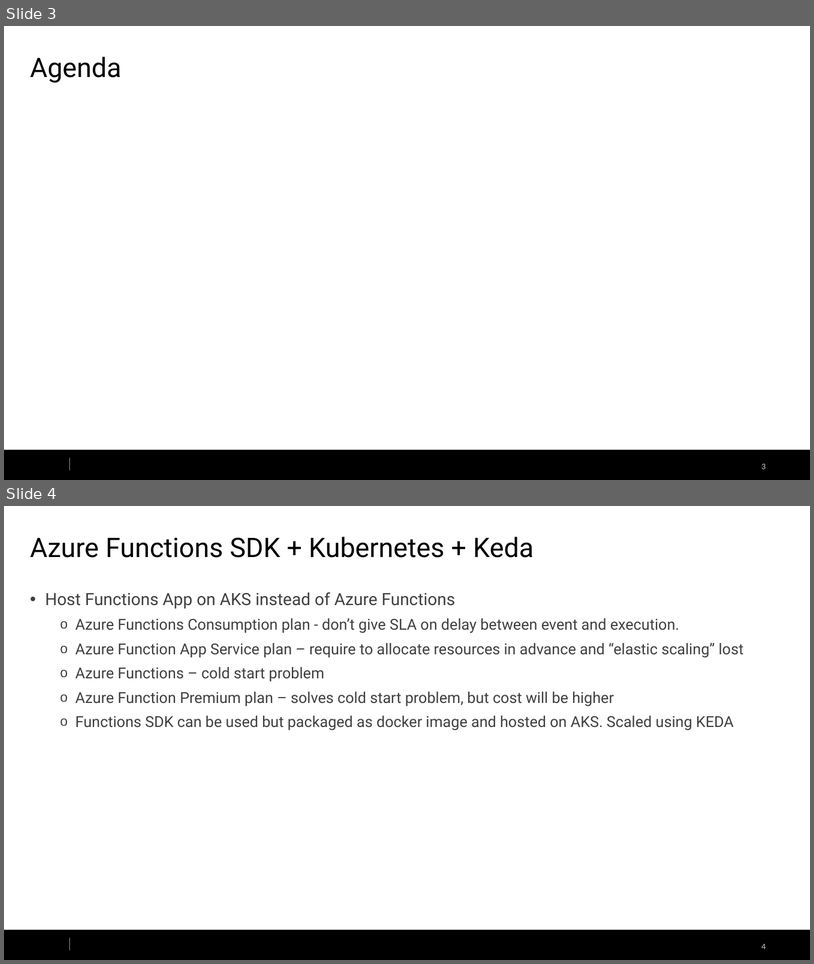
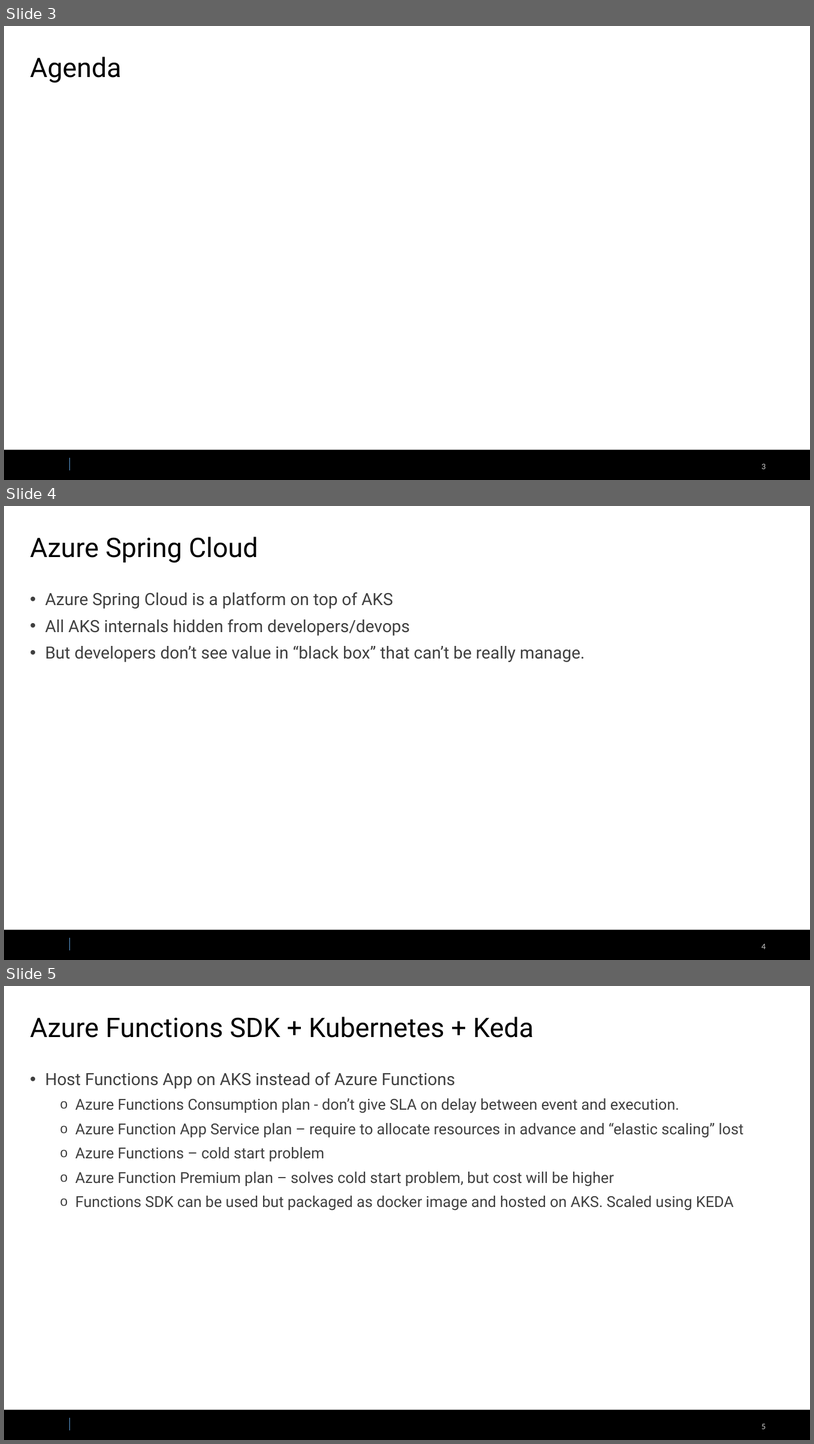
Before and after one commit to SychevIgor/publicspeaking, a slide deck: AzureArchitecture.pptx. Shown one above the other, each under a label of ours: slides 3 and 4 before the commit, slides 3, 4 and 5 after it. The pictures are 814x964 and 814x1444 pixels, drawn with LibreOffice and Linux fonts; fonts in the diff are those of the drawing; background and template pictures are left out. Boxes give left, top, right and bottom in pixels: in the first picture for what was removed or moved away, otherwise in the second. Text is boxed around its words. In the diff, an @@ line names an element or a change of style, - is before the commit and + after.

Commit message:
minor architecture update

```diff
--- a/AzureArchitecture.pptx
+++ b/AzureArchitecture.pptx
@@ slide 4 added at (4,506,810,960), background #FFFFFF; not listed: 3 template elements that a slide beside it also shows @@
@@ title added at (30,537,258,563), 32 pt, text #000000 @@
+Azure Spring Cloud
@@ text added at (45,592,585,662), 20 pt, text #3F3F3F @@
+• Azure Spring Cloud is a platform on top of AKS
+• All AKS internals hidden from developers/devops
+• But developers don’t see value in “black box” that can’t be really manage.
@@ what was slide 4 is now slide 5 @@
@@ page number at (762,1423,766,1429): text changed @@
-4
+5
```
